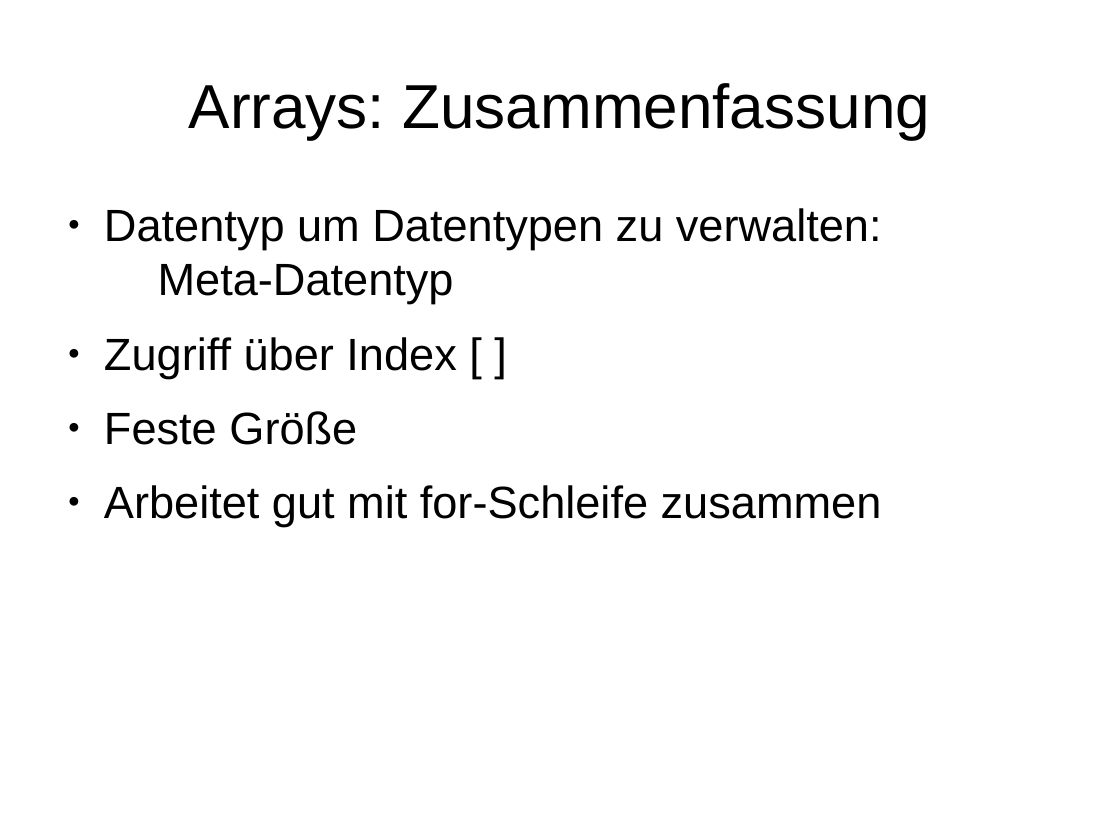
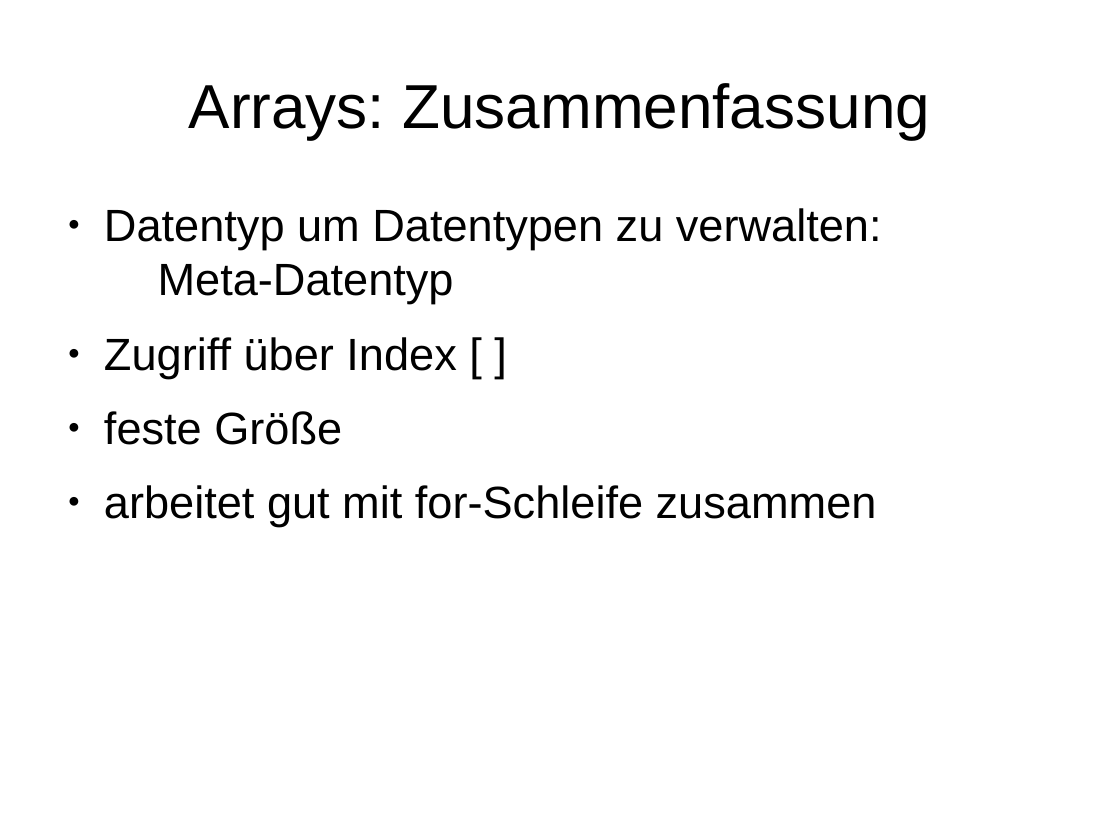
Before and after one commit to mn-io/hello-java, a slide deck: slide 66 of Folien.odp (slide 68 before the commit). Drawn at 1120x840 pixels with LibreOffice and Linux fonts; fonts in the diff are those of the drawing. Boxes give left, top, right and bottom in pixels: in the first picture for what was removed or moved away, otherwise in the second. Text is boxed around its words. In the diff, an @@ line names an element or a change of style, - is before the commit and + after.

```diff
--- a/Folien.odp
+++ b/Folien.odp
@@ text at bbox=[104, 411, 877, 527]: text changed @@
-● Feste Größe
-● Arbeitet gut mit for-Schleife zusammen
+● feste Größe
+● arbeitet gut mit for-Schleife zusammen
```
Also in this commit, not shown: 12 other slides changed, 3 slides removed, 5 other files.
